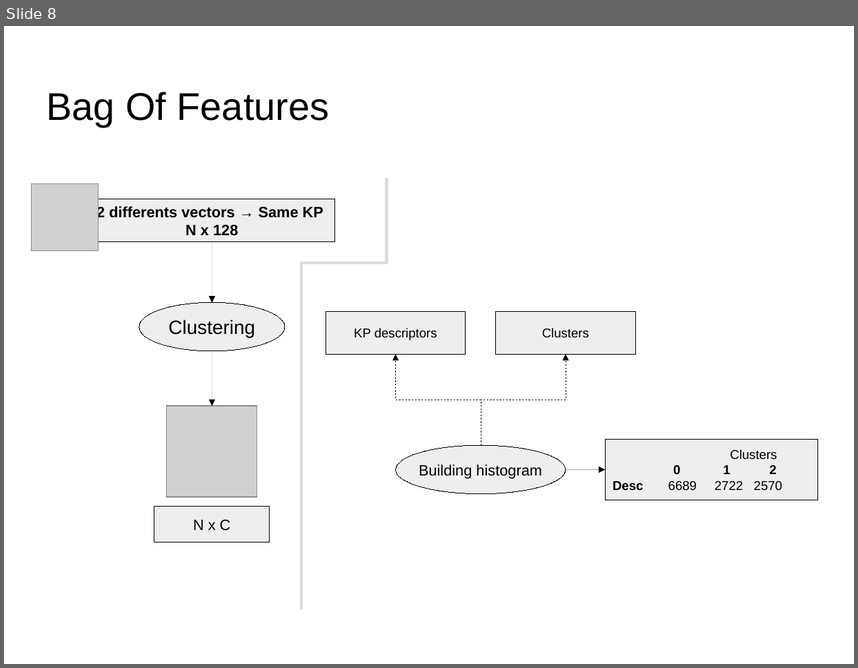
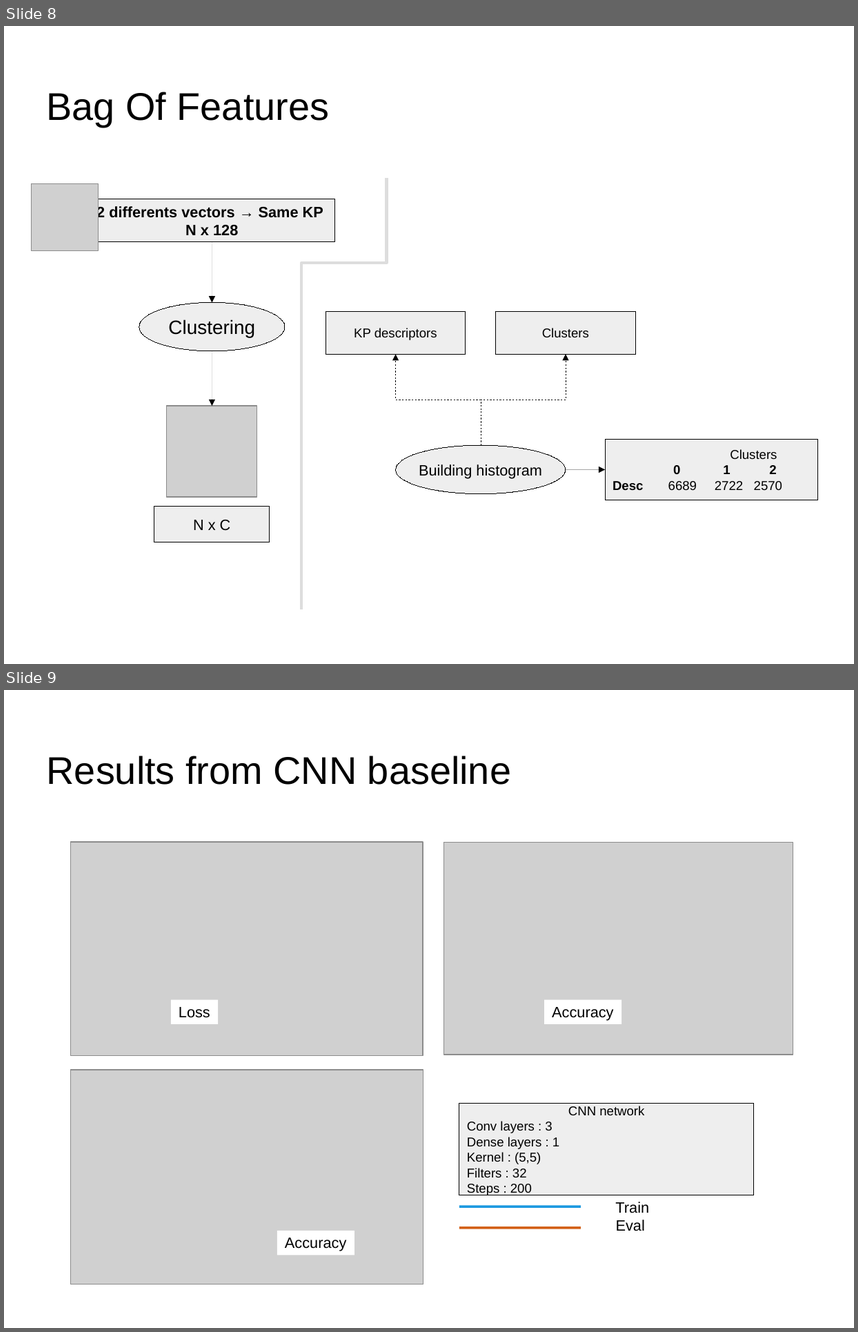
Before and after one commit to dataforcast/OC_Datascientist, a slide deck: P8/report/Openclassrooms_ParcoursDatascientist_P8-V1.odp. Shown one above the other, each under a label of ours: slide 8 before the commit, slides 8 and 9 after it. The pictures are 858x668 and 858x1332 pixels, drawn with LibreOffice and Linux fonts; fonts in the diff are those of the drawing; grey boxes stand for pictures; background and template pictures are left out. Boxes give left, top, right and bottom in pixels: in the first picture for what was removed or moved away, otherwise in the second. Text is boxed around its words. In the diff, an @@ line names an element or a change of style, - is before the commit and + after.

```diff
--- a/P8/report/Openclassrooms_ParcoursDatascientist_P8-V1.odp
+++ b/P8/report/Openclassrooms_ParcoursDatascientist_P8-V1.odp
@@ slide 9 added at (4,690,854,1328), background picture (left out) @@
@@ title added at (47,756,511,785), 36 pt, text #000000 @@
+Results from CNN baseline
@@ picture added at (71,842,424,1056) @@
@@ picture added at (444,842,793,1054) @@
@@ rectangle added at (172,999,219,1024), fill #FFFFFF, 14 pt, text #000000 @@
+Loss
@@ rectangle added at (545,999,622,1024), fill #FFFFFF, 14 pt, text #000000 @@
+Accuracy
@@ picture added at (70,1069,423,1284) @@
@@ rectangle added at (460,1103,755,1194), fill #EEEEEE, outline #000000 0 pt, 12 pt, text #000000 @@
+CNN network
+Conv layers : 3
+Dense layers : 1
+Kernel : (5,5)
+Filters : 32
+Steps : 200
@@ line added from (460, 1206) to (581, 1206), #1C99E0 2.3 pt @@
@@ text added at (615,1201,649,1213), 14 pt, text #000000 @@
+Train
@@ line added from (460, 1228) to (581, 1228), #D36118 2.3 pt @@
@@ text added at (616,1219,645,1231), 14 pt, text #000000 @@
+Eval
@@ rectangle added at (277,1231,355,1255), fill #FFFFFF, 14 pt, text #000000 @@
+Accuracy
```
Also in this commit, not shown: 4 other files.
